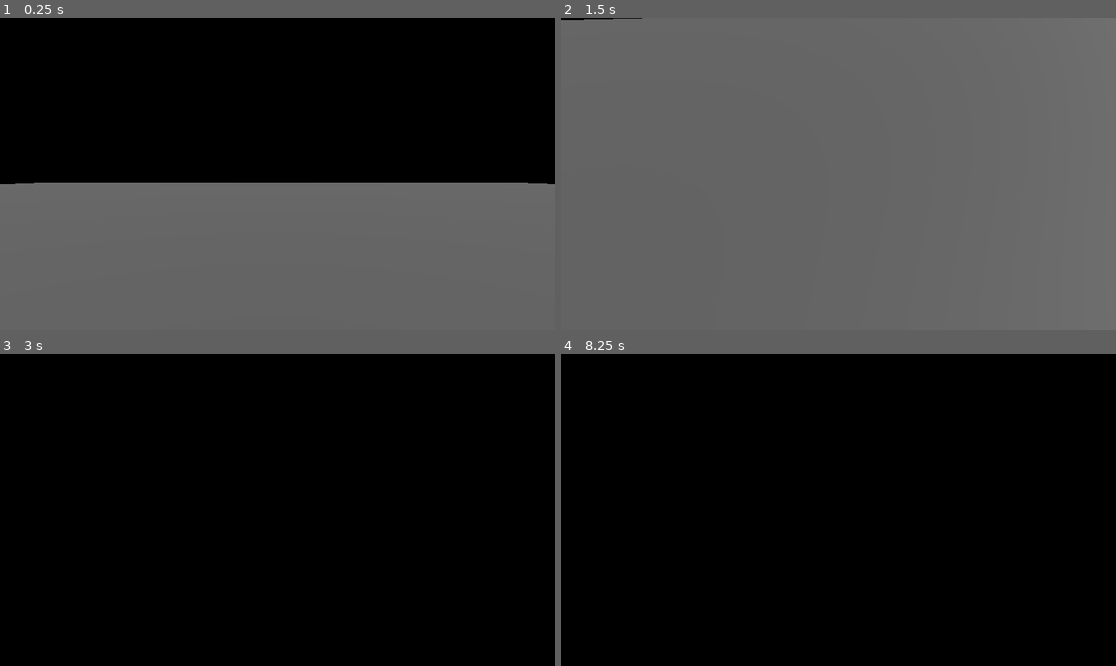
Above: before the commit, frames 1-4 (two rows, left to right).
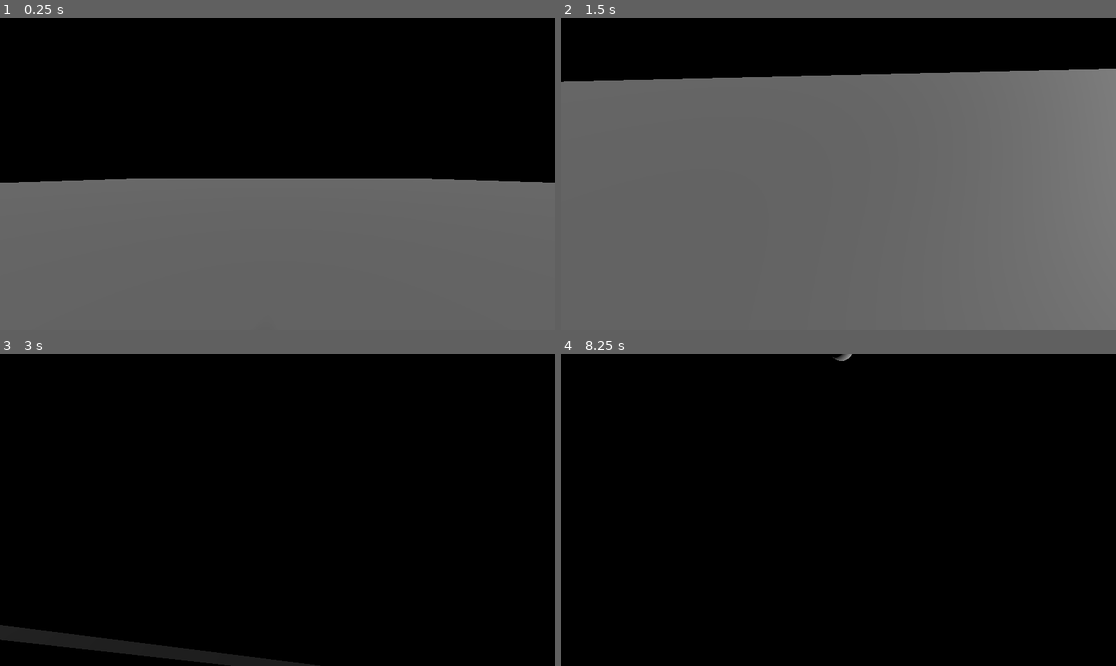
Above: after the commit, the same moments.

Repository: chicken6250/Old-stuff-simulator
Game: Godot game, scene res://Spatial.tscn
Two runs of this game, one before a commit and one after it. Both use one fixed random seed, a clock stepped at 60 frames per second and the inputs below.
Inputs (mouse positions are in pixels of both pictures, inside the frame that each line leads up to):
- Up to frame 1 (0.25 s): no input
- Up to frame 2 (1.5 s): tap Enter at 0.5 s; move the mouse to (960, 158) at 0.52 s; hold D (right) 0.53-1.28 s; tap Space (jump) at 0.77, 1.25 s; move the mouse to (727, 189) at 1.27 s; hold S (backward) from 1.28 s (still down)
- Up to frame 3 (3 s): tap Space (jump) at 1.52 s; move the mouse to (333, 441) at 2.02 s; release S (backward) at 2.03 s; hold D (right) 2.03-2.78 s; tap Enter at 2.75 s; move the mouse to (249, 572) at 2.77 s; hold W (forward) from 2.78 s (still down)
- Up to frame 4 (8.25 s): tap Space (jump) at 3.02, 3.5, 3.77, 4.52, 5, 6.02, 6.77, 7.52 s; move the mouse to (1005, 556) at 3.52 s; release W (forward) at 3.53 s; hold A (left) 3.53-5.03 s; tap Enter at 4.25 s; move the mouse to (672, 463) at 4.27 s; move the mouse to (866, 510) at 5.02 s; hold S (backward) 5.03-5.78 s; move the mouse to (755, 432) at 5.77 s; hold D (right) 5.78-6.53 s; move the mouse to (960, 494) at 6.52 s; hold W (forward) 6.53-7.28 s; move the mouse to (727, 525) at 7.27 s; hold D (right) 7.28-8.03 s; move the mouse to (894, 441) at 8.02 s; hold S (backward) from 8.03 s (still down)

The runs differ from the first frame. In frame 1, 1.0% of the frame differs, in the area x 0-100%, y 51-54%; in frame 2, 18%, in the area x 0-100%, y 0-21%; in frame 3, 2.1%; in frame 4, less than 0.1%.

Commit message:
modified:   .godot/editor/Spatial.tscn-editstate-b1fe4f6b8c74e53096bc8264b2d5145a.cfg 	modified:   .godot/editor/Spatial.tscn-folding-b1fe4f6b8c74e53096bc8264b2d5145a.cfg 	modified:   .godot/editor/editor_layout.cfg     new file:   .godot/editor/editor_script_doc_cache.res 	new file:   .godot/editor/editor_script_doc_cache.res-folding-a7de57390d6e786984ca20c70a831128.cfg 	new file:   .godot/shader_cache/CanvasShaderRD/5454ca85157b6953b76bf324ebe90594c466e36301bf1b3e6adcce117d705c79/c2f7efc3419efdd79fabd056897820a83f2ac2c9.vulkan.cache 	new file:   .godot/shader_cache/GiShaderRD/3fa2391092c717dea4bdf7f4f65ccf42ffd4018c158c431a4e234d9fa17737a6/8305c75c1294a9f00656f0f14344bb8bedcfe4e7.vulkan.cache 	new file:   .godot/shader_cache/SceneForwardClusteredShaderRD/cdfe2a8d86deff48154b1cd0d6e857301f5e37f0d8930754f63ff9c2c85045a6/a8093275b3afef4ee8b8bb9191c8cd99e4e1378b.vulkan.cache 	modified:   Spatial.tscn

Diff:
--- a/Spatial.tscn
+++ b/Spatial.tscn
@@ -7,6 +7,11 @@
 [sub_resource type="CapsuleShape3D" id="2"]
 
 [node name="Node3D" type="Node3D" unique_id=1917464234]
+
+[node name="CSGBox3D2" type="CSGBox3D" parent="." unique_id=382149958]
+transform = Transform3D(1, 0, 0, 0, 1, 0, 0, 0, 1, -9.5907135, 0.07040414, -0.57438374)
+use_collision = true
+size = Vector3(0.72432303, 0.222747, 8.05142)
 
 [node name="DirectionalLight3D" type="DirectionalLight3D" parent="." unique_id=1448253219]
 transform = Transform3D(-0.8091175, 0.58622116, 0.040909797, -0.5146881, -0.7405391, 0.43208566, 0.28359306, 0.32855228, 0.9009042, 0, 1.0043198, 2.5993392)
@@ -29,8 +34,8 @@
 shape = SubResource("2")
 
 [node name="neck" type="Node3D" parent="player" unique_id=1348787948]
-transform = Transform3D(1, 0, 0, 0, 1, 0, 0, 0, 1, 0.06105113, -0.36310756, -1.1732769)
+transform = Transform3D(1, 0, 0, 0, 1, 0, 0, 0, 1, 0.08578205, -0.6212197, -1.2109902)
 
 [node name="eyes" type="Camera3D" parent="player/neck" unique_id=1481595179]
-transform = Transform3D(1, 0, 0, 0, 1, 0, 0, 0, 1, -0.0931758, 0.47205216, 1.0419171)
-fov = 50.15007
+transform = Transform3D(1, 0, 0, 0, 1, 0, 0, 0, 1, -0.09667875, 0.6900217, 1.0815077)
+near = 0.001
